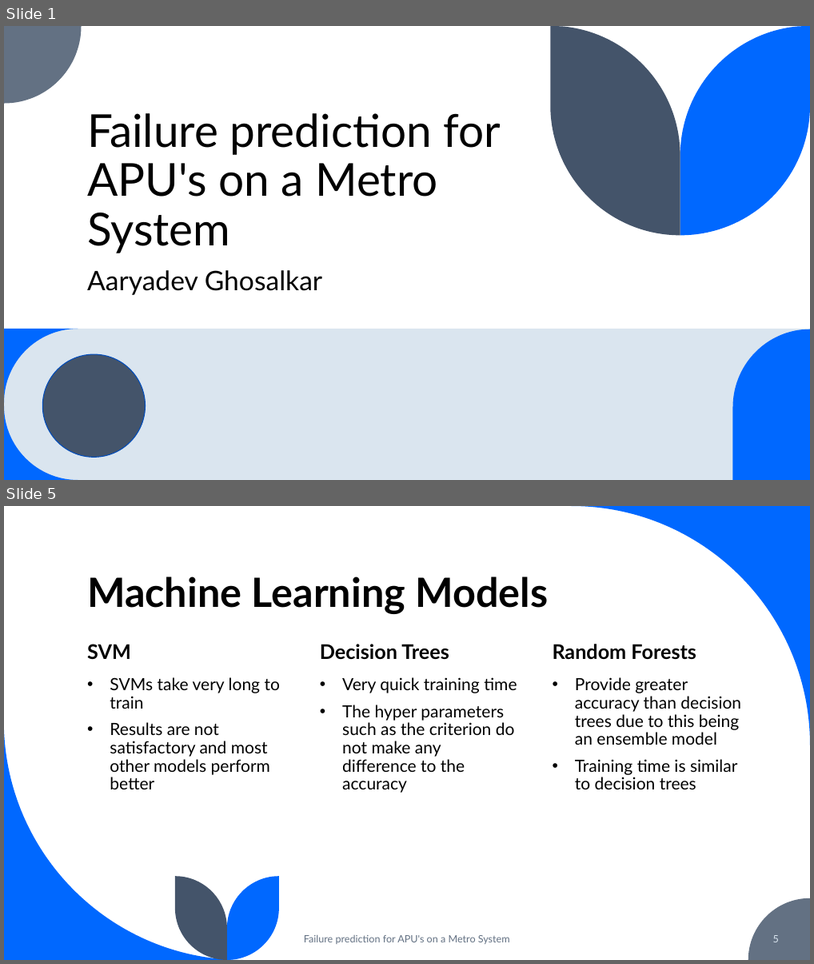
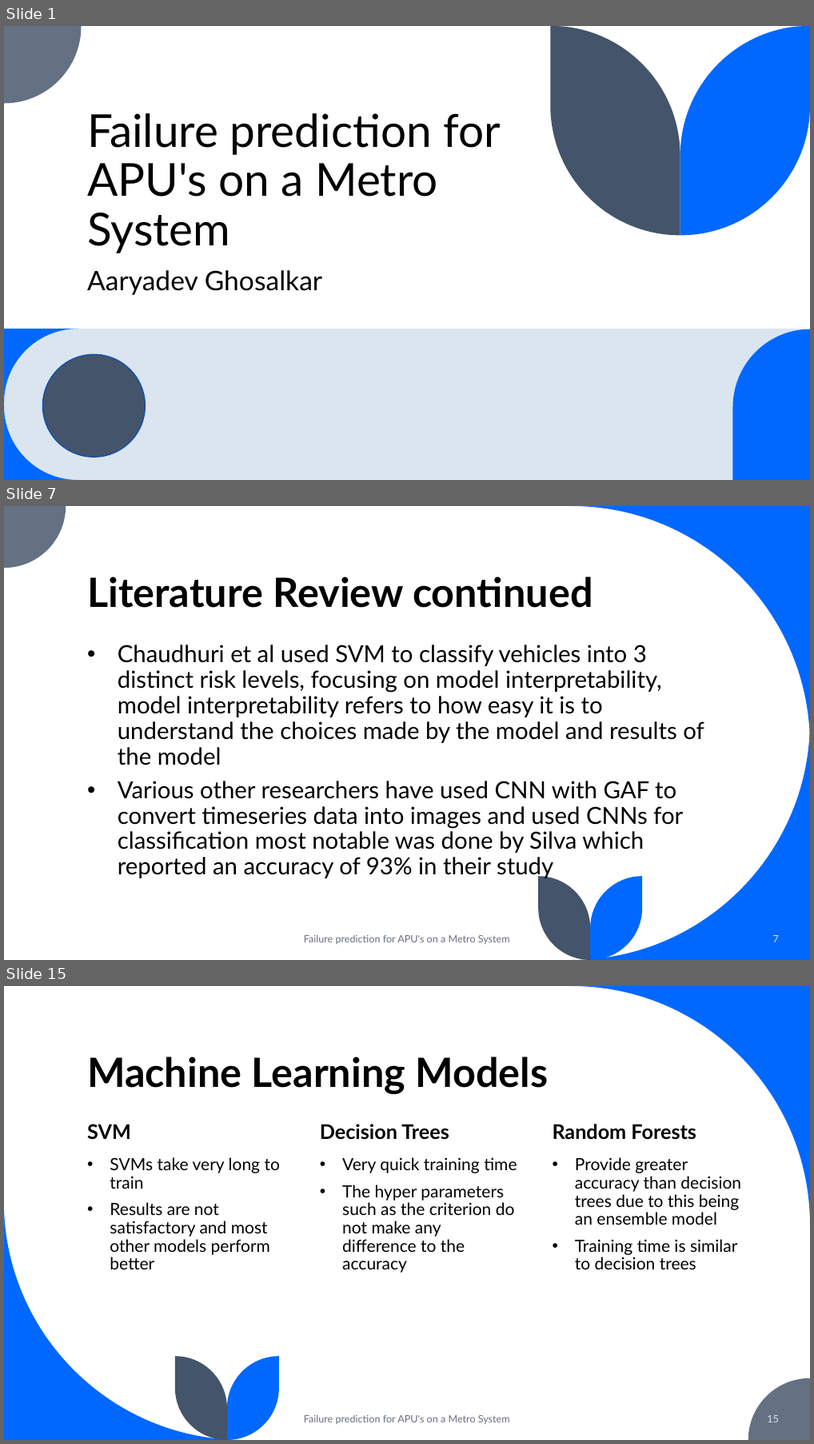
Before and after one commit to aaryadevg/Metro_PdM_Research, a slide deck: Paper/Viva.pptx. Shown one above the other, each under a label of ours: slides 1 and 5 before the commit, slides 1, 7 and 15 after it; the slides between them are not shown. The pictures are 814x964 and 814x1444 pixels, drawn with LibreOffice and Linux fonts; fonts in the diff are those of the drawing. Boxes give left, top, right and bottom in pixels: in the first picture for what was removed or moved away, otherwise in the second. Text is boxed around its words. In the diff, an @@ line names an element or a change of style, - is before the commit and + after.

```diff
--- a/Paper/Viva.pptx
+++ b/Paper/Viva.pptx
@@ slide 7 added at bbox=[4, 506, 810, 960], background #FFFFFF @@
@@ freeform shape added at bbox=[4, 506, 66, 568], fill #637183 @@
@@ freeform shape added at bbox=[571, 506, 810, 745], fill #0068FF @@
@@ title added at bbox=[87, 576, 594, 608], 48 pt, text #000000, bold @@
+Literature Review continued
@@ text added at bbox=[118, 644, 705, 875], 28 pt, text #000000 @@
+• Chaudhuri et al used SVM to classify vehicles into 3 distinct risk levels, focusing on model interpretability, model interpretability refers to how easy it is to understand the choices made by the model and results of the model
+• Various other researchers have used CNN with GAF to convert timeseries data into images and used CNNs for classification most notable was done by Silva which reported an accuracy of 93% in their study
@@ freeform shape added at bbox=[571, 720, 810, 960], fill #0068FF @@
@@ freeform shape added at bbox=[539, 876, 591, 960], fill #44546A @@
@@ freeform shape added at bbox=[591, 876, 643, 960], fill #0068FF @@
@@ text added at bbox=[304, 935, 510, 944], 12 pt, text #637183 @@
+Failure prediction for APU's on a Metro System
@@ page number added at bbox=[774, 935, 779, 942], 12 pt, text #DAE5EF @@
+7
@@ what was slide 5 is now slide 15 @@
@@ page number at bbox=[767, 1415, 779, 1422]: text changed @@
-5
+15
```
Also in this commit, not shown: 5 slides changed, 11 other slides added, 15 other files.
